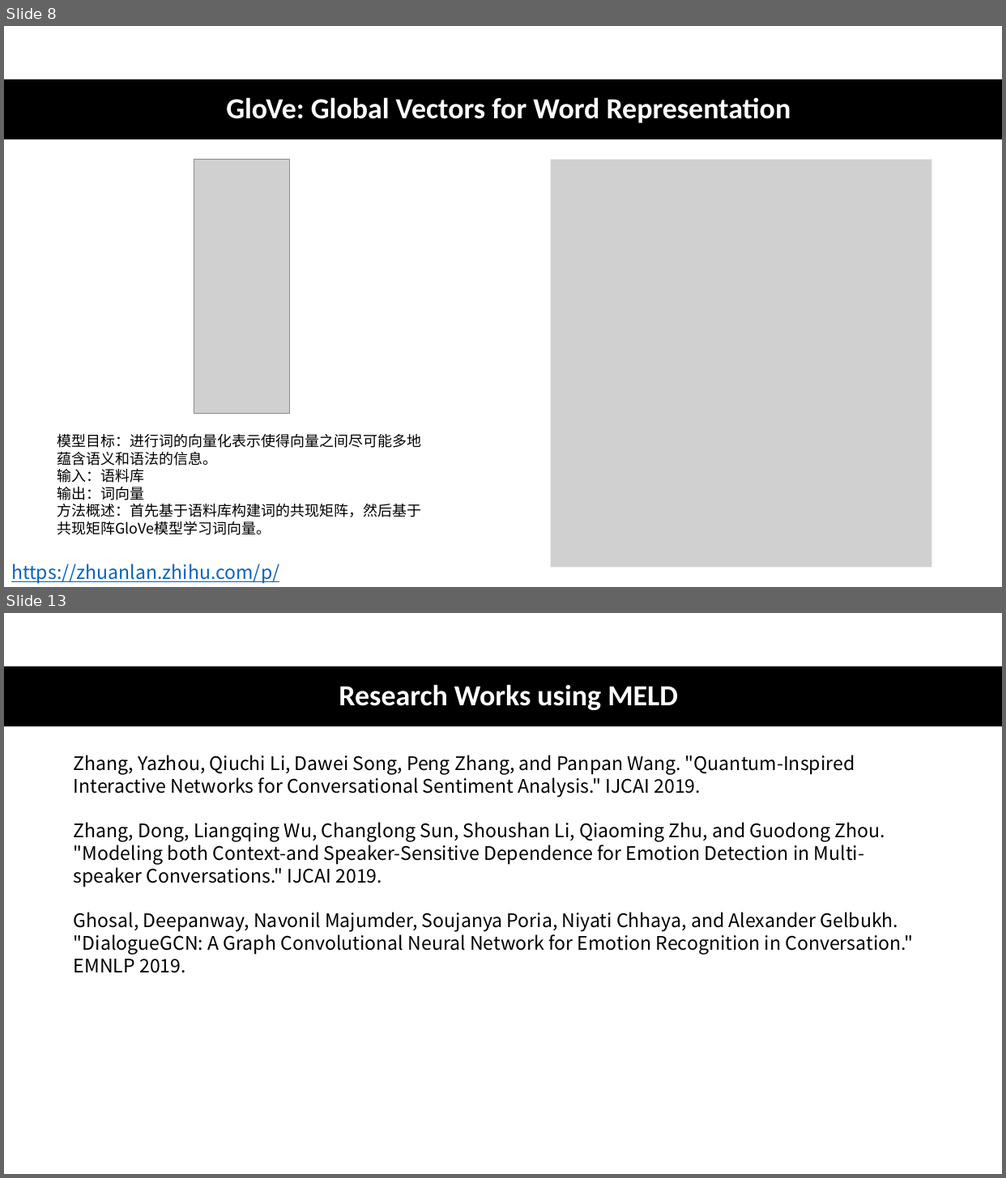
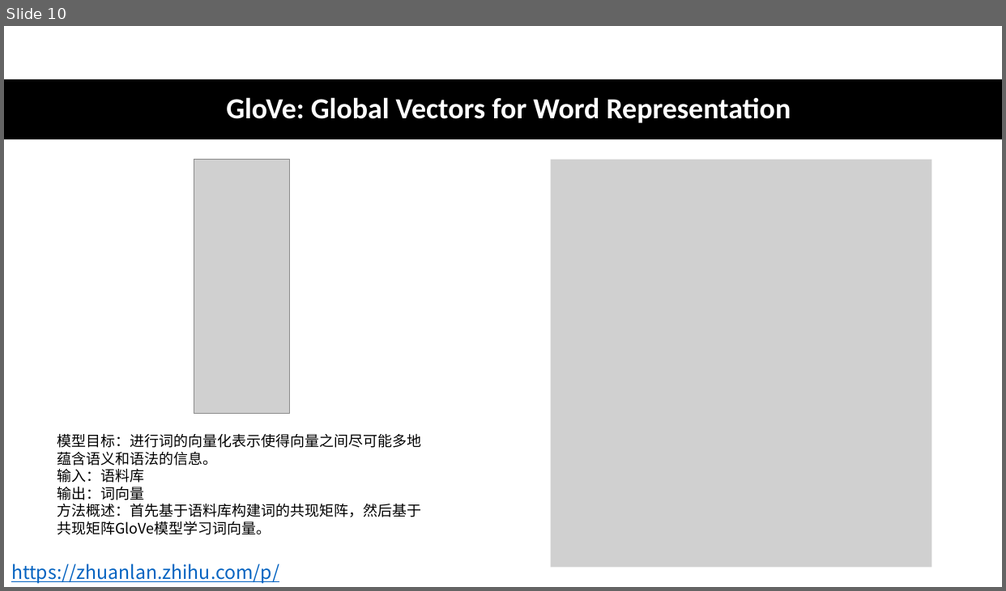
Before and after one commit to CrescentIvy/CPSS, a slide deck: xinwei zhao.pptx. Shown one above the other, each under a label of ours: slides 8 and 13 before the commit, slide 10 after it; the slides between them are not shown. The pictures are 1006x1178 and 1006x591 pixels, drawn with LibreOffice and Linux fonts; fonts in the diff are those of the drawing; grey boxes stand for pictures. Boxes give left, top, right and bottom in pixels: in the first picture for what was removed or moved away, otherwise in the second. Text is boxed around its words. In the diff, an @@ line names an element or a change of style, - is before the commit and + after.

```diff
--- a/xinwei zhao.pptx
+++ b/xinwei zhao.pptx
@@ slide 13 removed at box(4, 613, 1002, 1174), background #FFFFFF @@
@@ rectangle removed at box(4, 666, 1002, 726) @@
@@ title removed at box(339, 684, 678, 710) @@
-Research Works using MELD
@@ text removed at box(74, 755, 913, 973) @@
-Zhang, Yazhou, Qiuchi Li, Dawei Song, Peng Zhang, and Panpan Wang. "Quantum-Inspired Interactive Networks for Conversational Sentiment Analysis." IJCAI 2019.
-Zhang, Dong, Liangqing Wu, Changlong Sun, Shoushan Li, Qiaoming Zhu, and Guodong Zhou. "Modeling both Context-and Speaker-Sensitive Dependence for Emotion Detection in Multi-speaker Conversations." IJCAI 2019.
-Ghosal, Deepanway, Navonil Majumder, Soujanya Poria, Niyati Chhaya, and Alexander Gelbukh. "DialogueGCN: A Graph Convolutional Neural Network for Emotion Recognition in Conversation." EMNLP 2019.
@@ what was slide 8 is now slide 10 @@
```
Also in this commit, not shown: 12 slides changed, 5 slides added, 3 other slides removed, 1 other file.
